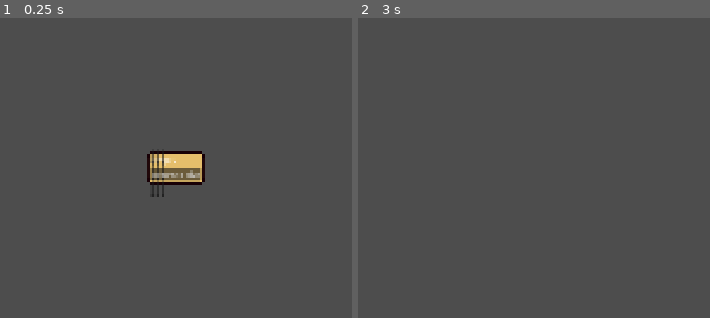
Above: before the commit, frames 1-2 (left to right).
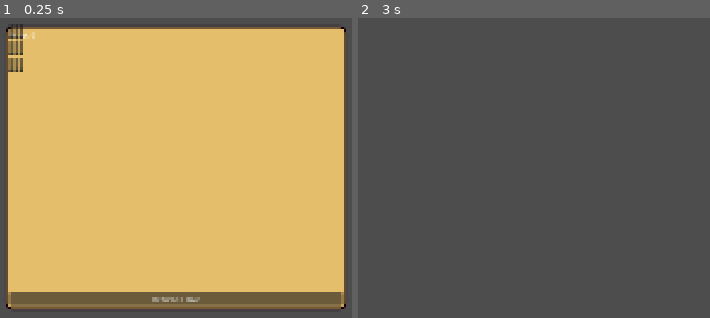
Above: after the commit, the same moments.

Repository: cyberstrgg/LitterBees
Game: Godot game, scene res://upgrades_menu.tscn
The game is run twice, just before and just after one commit, with the same random seed, the same clock (stepped at 60 frames per second) and the same inputs. This scene is started directly instead of the project's main scene.
Inputs (mouse positions are in pixels of both pictures, inside the frame that each line leads up to):
- Up to frame 1 (0.25 s): no input
- Up to frame 2 (3 s): click (509, 162) at 0.52 s; click (509, 162) at 1.27 s; click (509, 162) at 2.02 s; click "Return to Hive" at 2.75 s

The runs differ from the first frame. In frame 1, 90% of the frame differs, in the area x 1-99%, y 2-97%; in frame 2, nothing differs.

Commit message:
Update upgrades_menu.tscn

Diff:
--- a/upgrades_menu.tscn
+++ b/upgrades_menu.tscn
@@ -39,6 +39,7 @@
 layout_mode = 2
 
 [node name="RoomView" type="Control" parent="CenterContainer/PanelContainer/VBoxContainer"]
+custom_minimum_size = Vector2(800, 600)
 layout_mode = 2
 
 [node name="GridContainer" type="GridContainer" parent="CenterContainer/PanelContainer/VBoxContainer/RoomView"]
